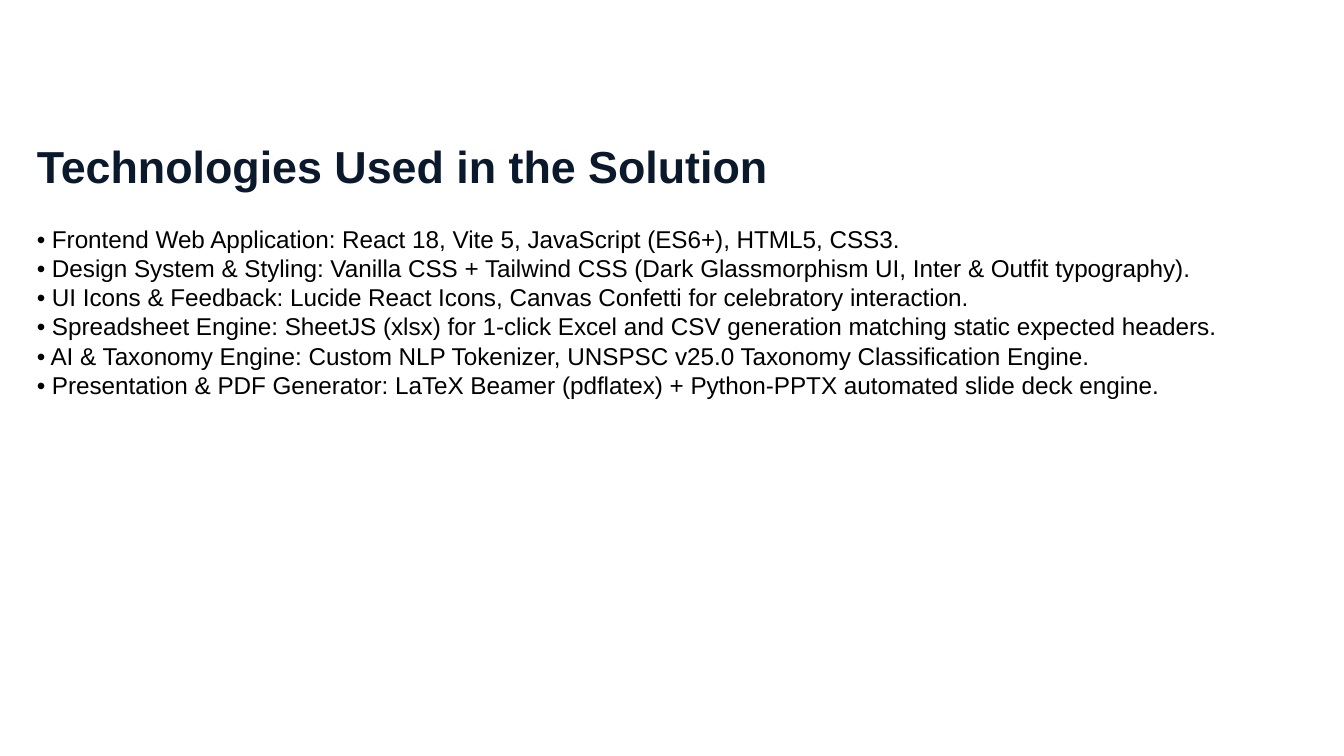
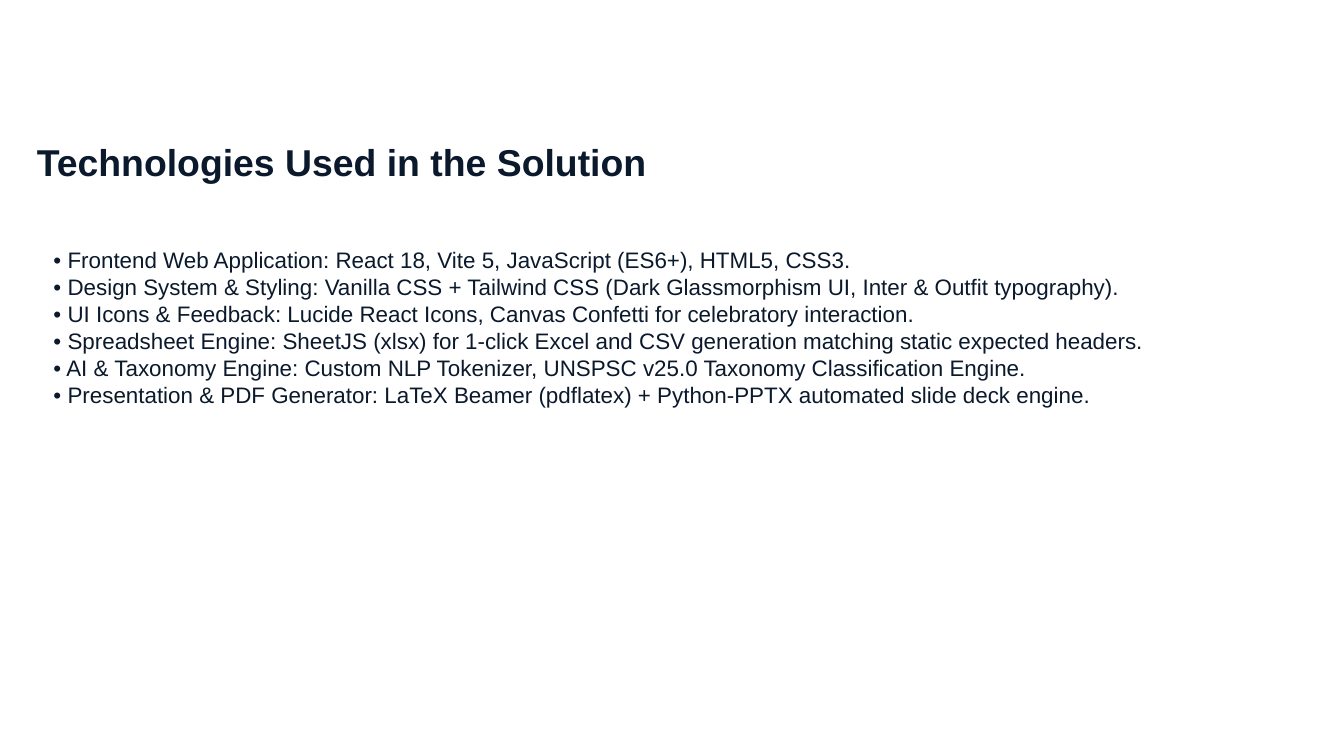
Before and after one commit to aksharsakhi/ProductLens-AI, a slide deck: slide 10 of [EXT] UniHack-Protoype Template .pptx. Drawn at 1344x756 pixels with LibreOffice and Linux fonts; fonts in the diff are those of the drawing; background and template pictures are left out. Boxes give left, top, right and bottom in pixels: in the first picture for what was removed or moved away, otherwise in the second. Text is boxed around its words. In the diff, an @@ line names an element or a change of style, - is before the commit and + after.

Commit message:
fix: slide text overlapping and layout formatting

```diff
--- a/[EXT] UniHack-Protoype Template .pptx
+++ b/[EXT] UniHack-Protoype Template .pptx
@@ text "Technologies Used in the Solution" at (37,149,646,184): size 24 to 20 pt @@
@@ text at (51,230,1216,399): paragraphs removed @@
-• Frontend Web Application: React 18, Vite 5, JavaScript (ES6+), HTML5, CSS3.
-• Design System & Styling: Vanilla CSS + Tailwind CSS (Dark Glassmorphism UI, Inter & Outfit typography).
-• UI Icons & Feedback: Lucide React Icons, Canvas Confetti for celebratory interaction.
-• Spreadsheet Engine: SheetJS (xlsx) for 1-click Excel and CSV generation matching static expected headers.
-• AI & Taxonomy Engine: Custom NLP Tokenizer, UNSPSC v25.0 Taxonomy Classification Engine.
-• Presentation & PDF Generator: LaTeX Beamer (pdflatex) + Python-PPTX automated slide deck engine.
@@ text added at (66,251,1142,408), 12 pt, text #0B192C @@
+• Frontend Web Application: React 18, Vite 5, JavaScript (ES6+), HTML5, CSS3.
+• Design System & Styling: Vanilla CSS + Tailwind CSS (Dark Glassmorphism UI, Inter & Outfit typography).
+• UI Icons & Feedback: Lucide React Icons, Canvas Confetti for celebratory interaction.
+• Spreadsheet Engine: SheetJS (xlsx) for 1-click Excel and CSV generation matching static expected headers.
+• AI & Taxonomy Engine: Custom NLP Tokenizer, UNSPSC v25.0 Taxonomy Classification Engine.
+• Presentation & PDF Generator: LaTeX Beamer (pdflatex) + Python-PPTX automated slide deck engine.
```
Also in this commit, not shown: 13 other slides changed, 1 slide added, 1 slide removed, 2 other files.
